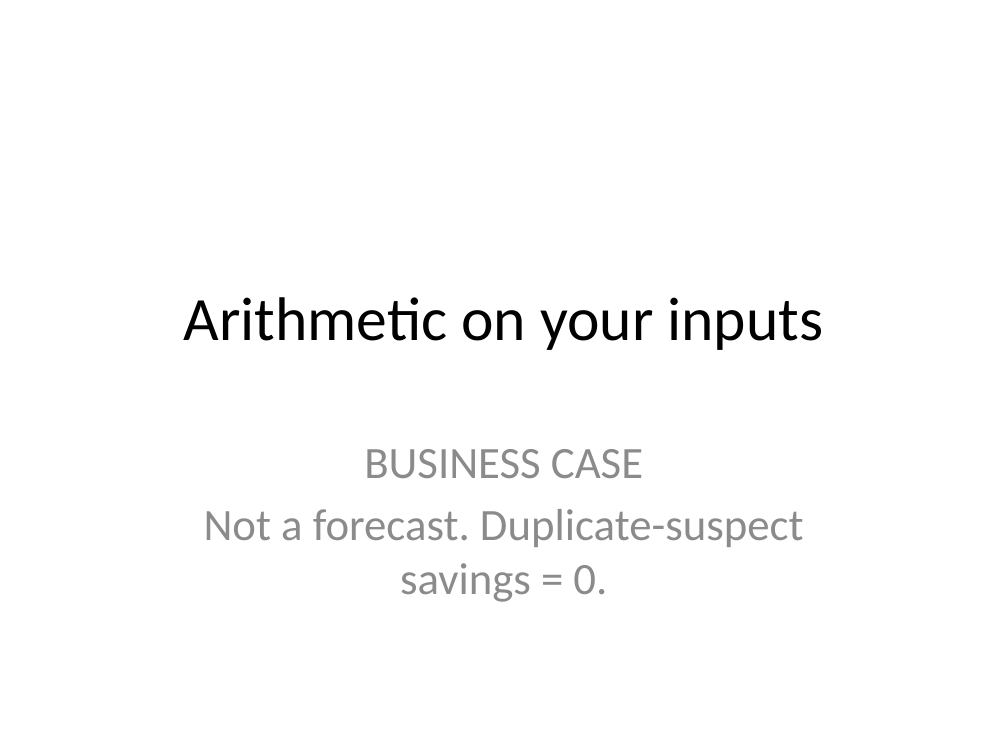
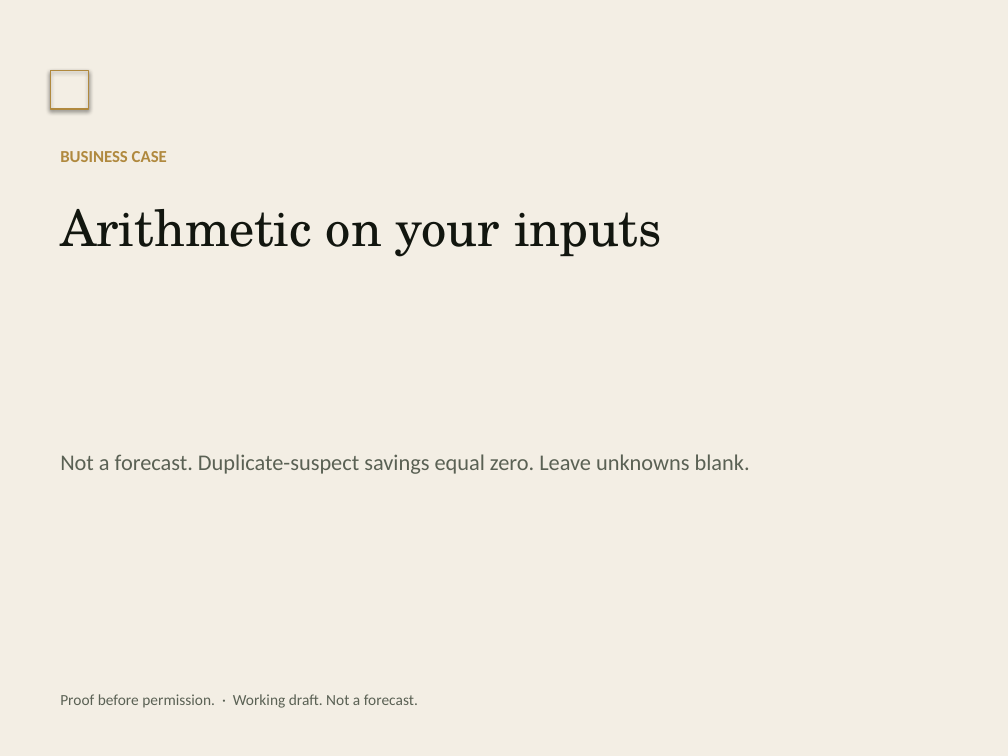
Before and after one commit to adamintelligenceai/Origin, a slide deck: slide 1 of evidence-room/04_AP_AGENT_OS_TEAM/Decks/ER_Business_Case_Deck.pptx. Drawn at 1008x756 pixels with LibreOffice and Linux fonts; fonts in the diff are those of the drawing. Boxes give left, top, right and bottom in pixels: in the first picture for what was removed or moved away, otherwise in the second. Text is boxed around its words. In the diff, an @@ line names an element or a change of style, - is before the commit and + after.

```diff
--- a/evidence-room/04_AP_AGENT_OS_TEAM/Decks/ER_Business_Case_Deck.pptx
+++ b/evidence-room/04_AP_AGENT_OS_TEAM/Decks/ER_Business_Case_Deck.pptx
@@ rectangle added at (0,0,1008,756), fill #F3EEE4 @@
@@ rectangle added at (50,71,89,109), fill #F3EEE4 @@
@@ rectangle added at (50,71,89,109), outline #B0893E 1 pt @@
@@ text added at (60,151,167,162), 12 pt, text #B0893E, bold @@
+BUSINESS CASE
@@ text "Arithmetic on your inputs": place and size @@
-text "Arithmetic on your inputs" at (184,297,823,350)
+text "Arithmetic on your inputs" at (60,209,662,257)
@@ text "Arithmetic on your inputs" at (60,209,662,257): size 44 to 36 pt, font Calibri to TeX Gyre Schola, text colour #000000 to #12160F; alignment centre to left; vertical alignment middle to top @@
@@ text at (60,454,750,474): text changed; size 32 to 16 pt; text colour #8C8C8C to #5A6154 @@
-BUSINESS CASE
-Not a forecast. Duplicate-suspect savings = 0.
+Not a forecast. Duplicate-suspect savings equal zero. Leave unknowns blank.
@@ text added at (60,694,418,708), 11 pt, text #5A6154 @@
+Proof before permission. · Working draft. Not a forecast.
```
Also in this commit, not shown: 1 other slide changed, 6 slides added, 55 other files.
